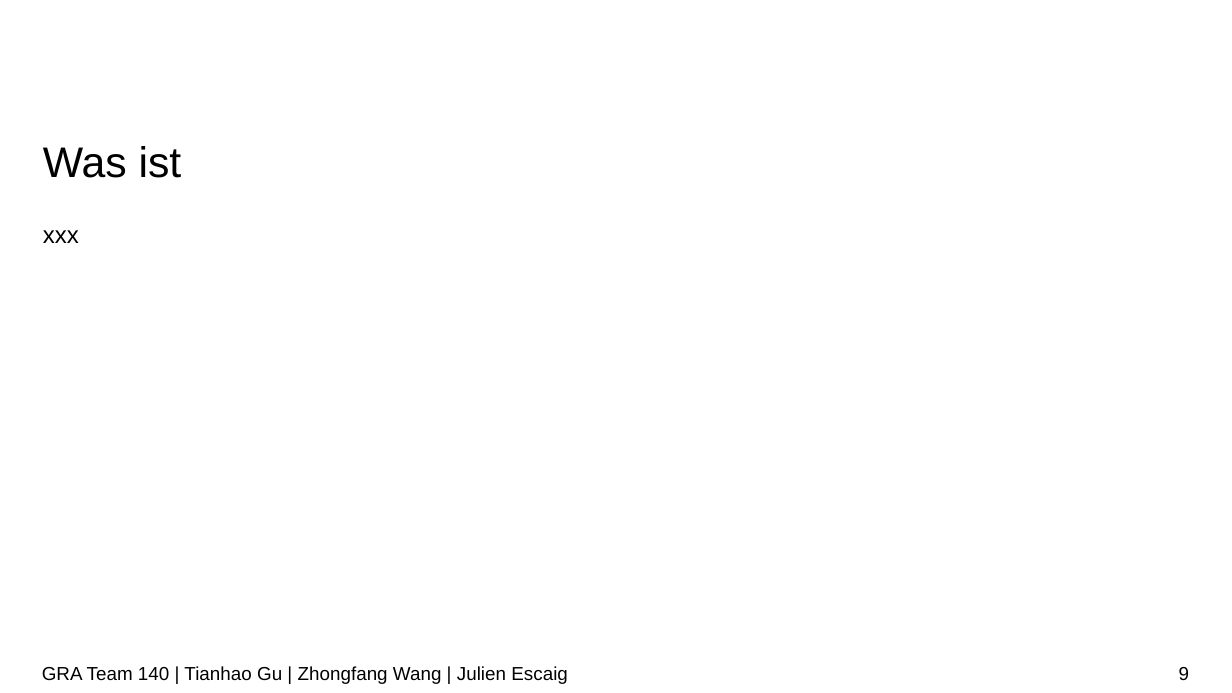
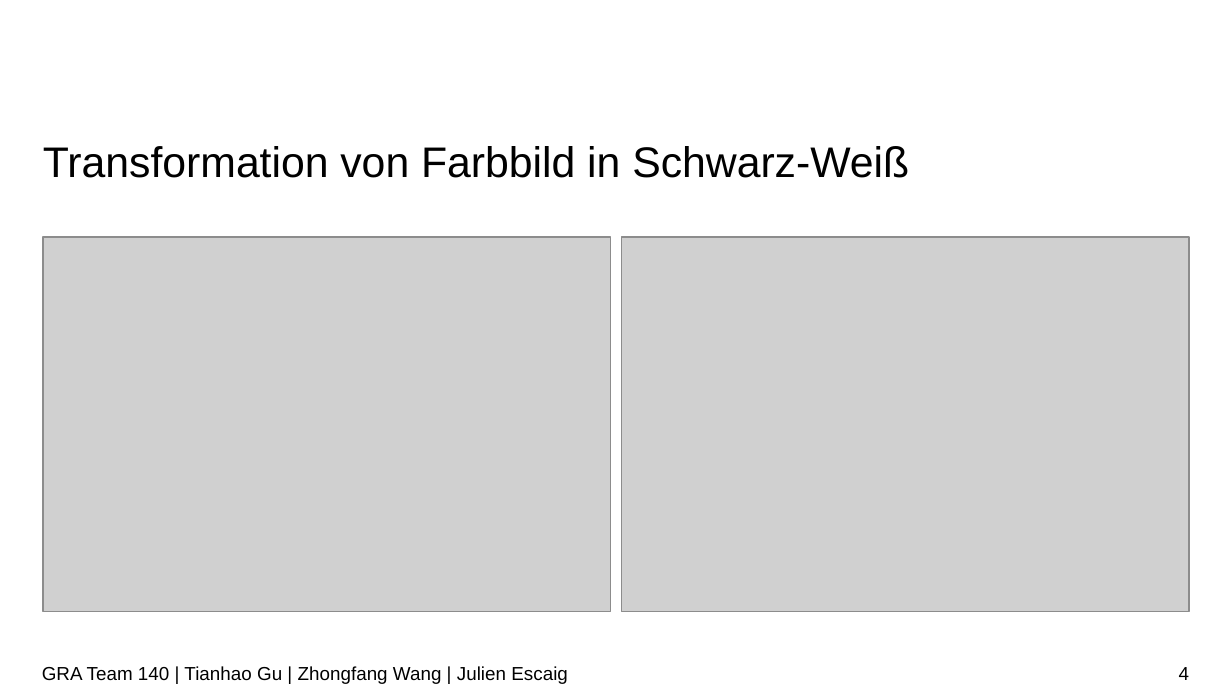
Before and after one commit to tianhaogutum/1, a slide deck: slide 4 of Vortrag/Vortrag.pptx (slide 9 before the commit). Drawn at 1232x693 pixels with LibreOffice and Linux fonts; fonts in the diff are those of the drawing; grey boxes stand for pictures; background and template pictures are left out. Boxes give left, top, right and bottom in pixels: in the first picture for what was removed or moved away, otherwise in the second. Text is boxed around its words. In the diff, an @@ line names an element or a change of style, - is before the commit and + after.

```diff
--- a/Vortrag/Vortrag.pptx
+++ b/Vortrag/Vortrag.pptx
@@ title at <box>43,146,909,178</box>: text changed @@
-Was ist
+Transformation von Farbbild in Schwarz-Weiß
@@ text removed at <box>43,230,79,243</box> @@
-xxx
@@ picture added at <box>43,237,611,611</box> @@
@@ picture added at <box>621,237,1189,611</box> @@
@@ page number at <box>1179,667,1189,680</box>: text changed @@
-9
+4
```
Also in this commit, not shown: 10 other slides changed, 5 slides added, 6 slides removed, 5 other files.
